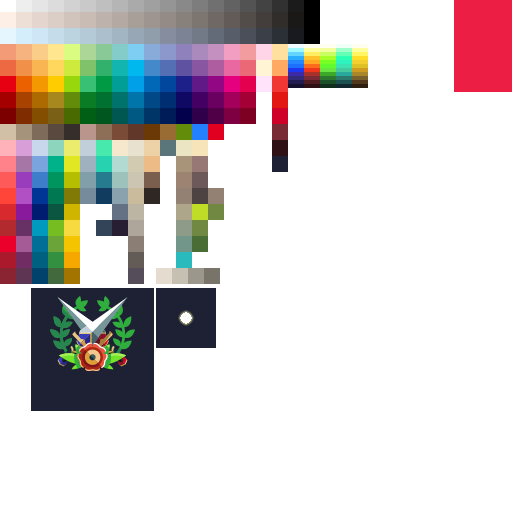
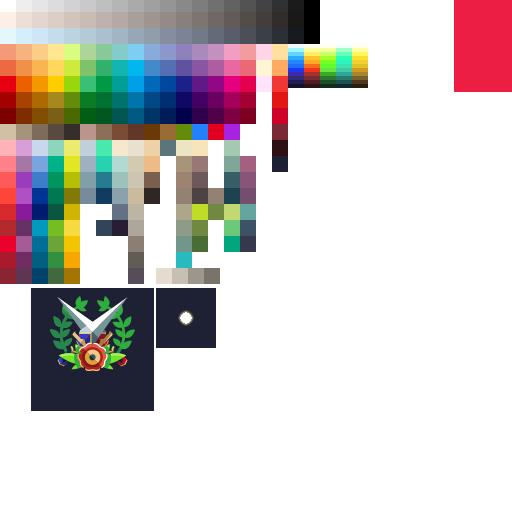
The second 512x512 image is a revision of the first. Changes to its layers:
added layer "레이어 1" above "Layer 10" over 224, 124, 256, 252
